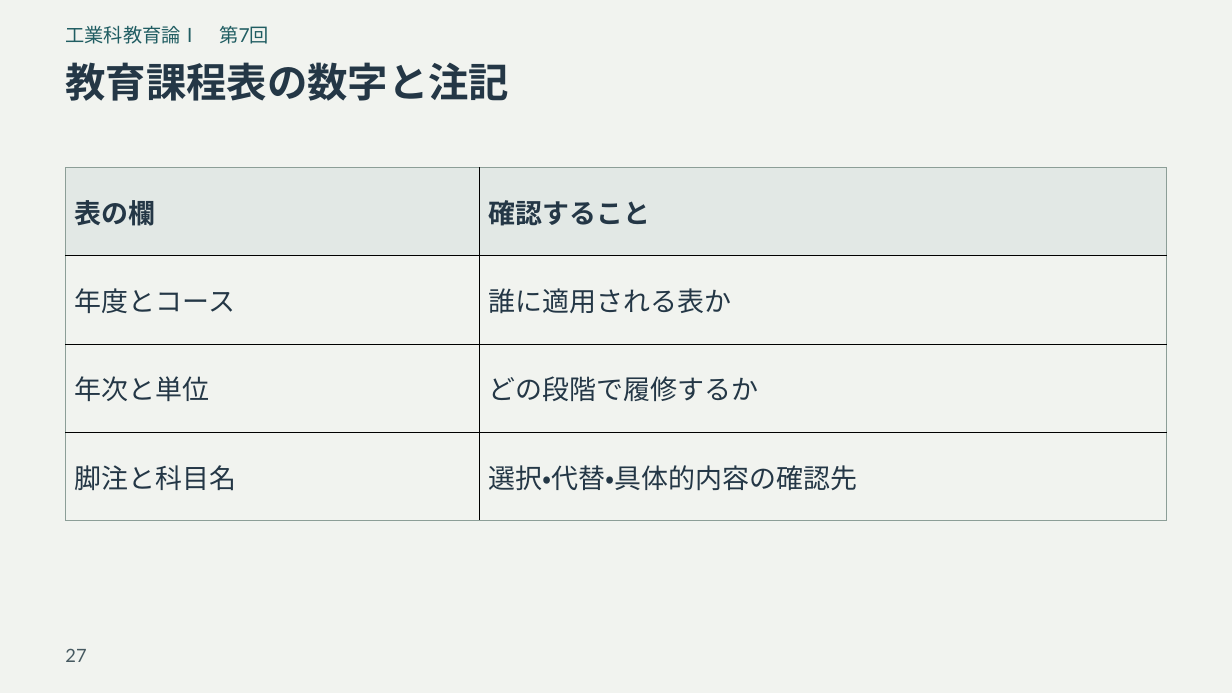
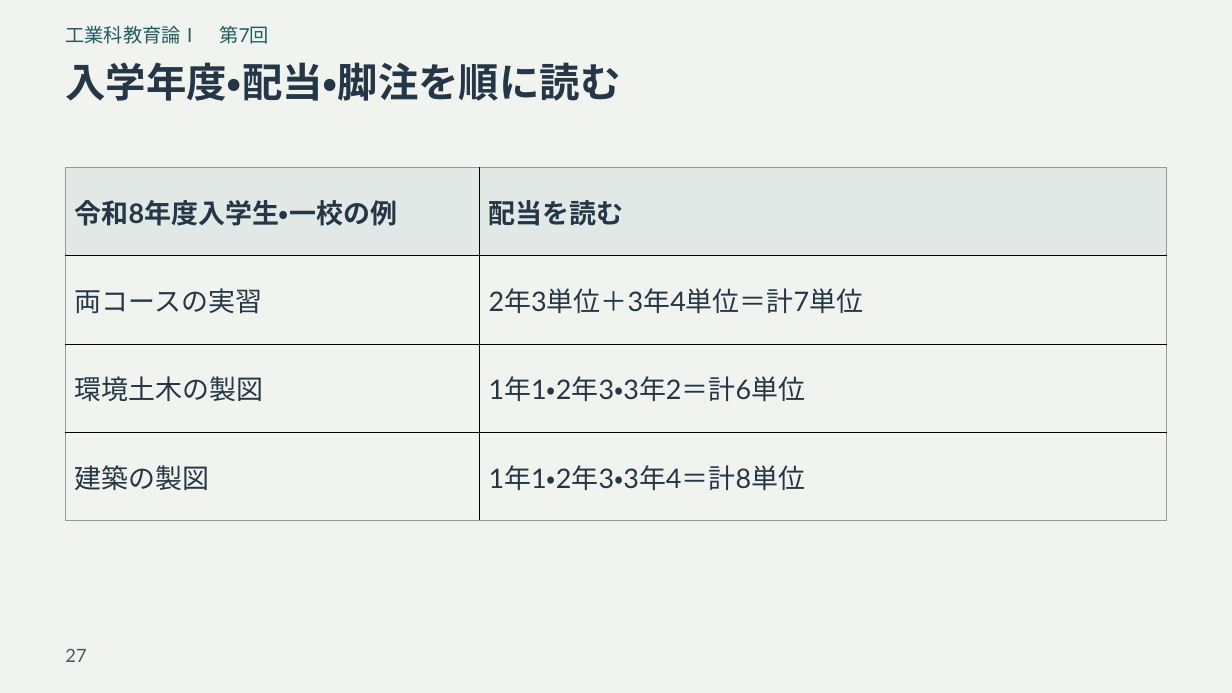
Before and after one commit to zooc-14calbp/industrial-education-i, a slide deck: slide 27 of reorganized/20261105/expanded/slides.pptx. Drawn at 1232x693 pixels with LibreOffice and Linux fonts; fonts in the diff are those of the drawing. Boxes give left, top, right and bottom in pixels: in the first picture for what was removed or moved away, otherwise in the second. Text is boxed around its words. In the diff, an @@ line names an element or a change of style, - is before the commit and + after.

```diff
--- a/reorganized/20261105/expanded/slides.pptx
+++ b/reorganized/20261105/expanded/slides.pptx
@@ title at <box>65,62,620,101</box>: text changed @@
-教育課程表の数字と注記
+入学年度・配当・脚注を順に読む
@@ table at <box>66,167,1167,520</box> @@
-row 1, column 1: 表の欄
+row 1, column 1: 令和8年度入学生・一校の例
-row 1, column 2: 確認すること
+row 1, column 2: 配当を読む
-row 2, column 1: 年度とコース
+row 2, column 1: 両コースの実習
-row 2, column 2: 誰に適用される表か
+row 2, column 2: 2年3単位＋3年4単位＝計7単位
-row 3, column 1: 年次と単位
+row 3, column 1: 環境土木の製図
-row 3, column 2: どの段階で履修するか
+row 3, column 2: 1年1・2年3・3年2＝計6単位
-row 4, column 1: 脚注と科目名
+row 4, column 1: 建築の製図
-row 4, column 2: 選択・代替・具体的内容の確認先
+row 4, column 2: 1年1・2年3・3年4＝計8単位
```
Also in this commit, not shown: 3 other slides changed, 12 other files.
